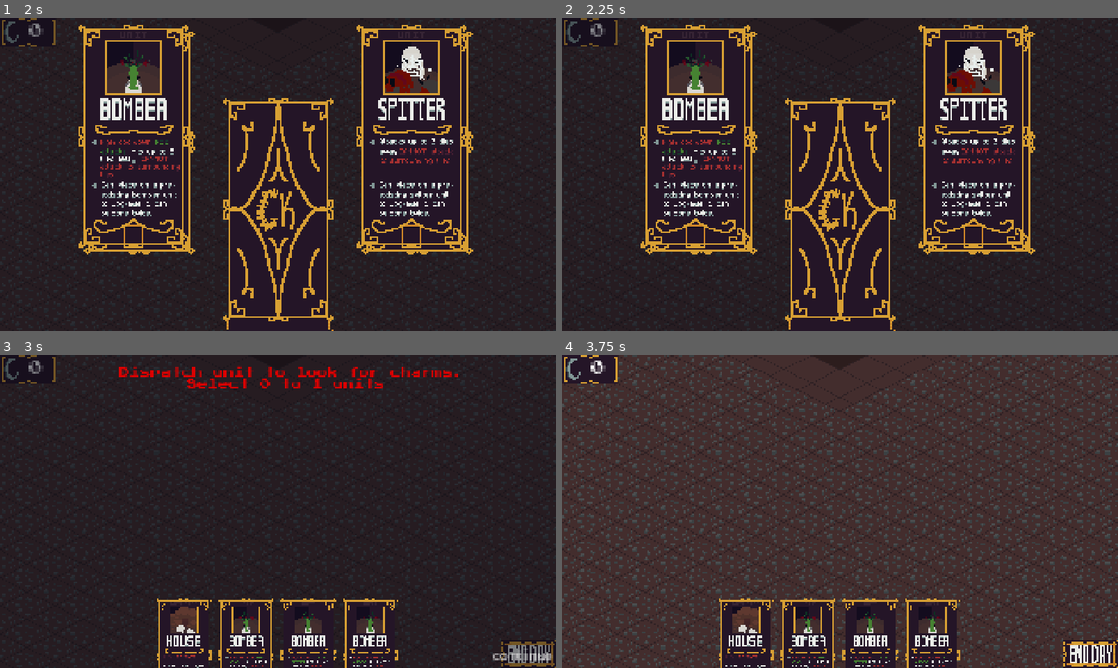
Above: before the commit, frames 1-4 (two rows, left to right).
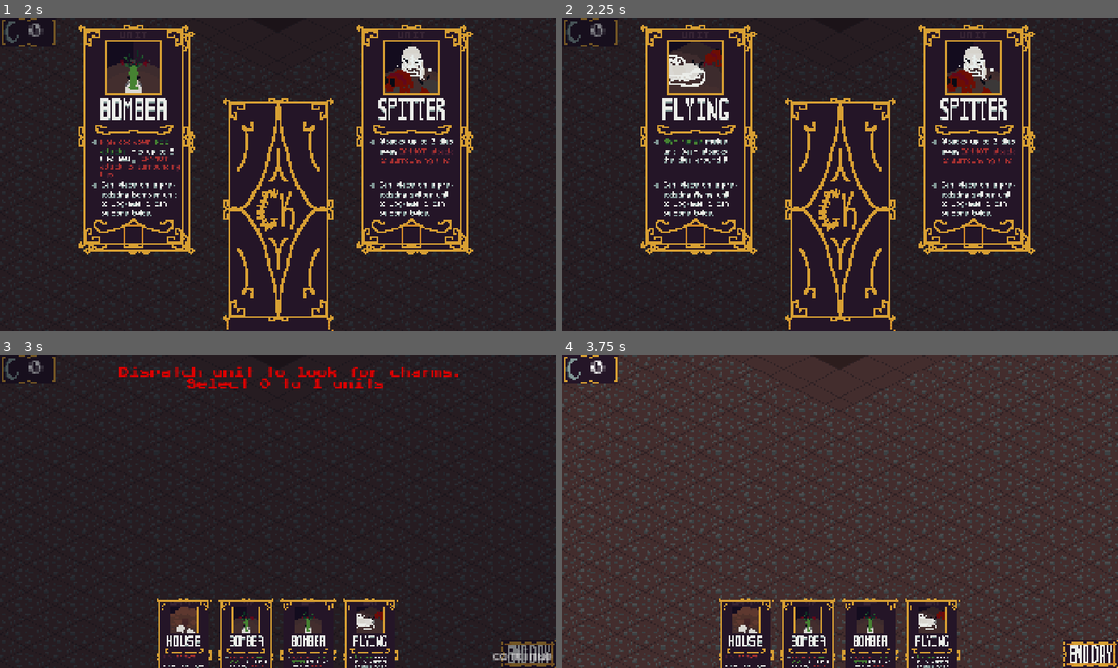
Above: after the commit, the same moments.

Repository: LogCheung/Critterking
Game: Godot game, scene res://World/Scenes/world.tscn
The game is run twice, just before and just after one commit, with the same random seed, the same clock (stepped at 60 frames per second) and the same inputs.
Inputs (mouse positions are in pixels of both pictures, inside the frame that each line leads up to):
- Up to frame 1 (2 s): click (500, 58) at 0.5 s; tap Enter (ui_accept) at 1.25, 1.52 s; move the mouse to (250, 237) at 1.27 s; hold S (camera_move_down) from 1.28 s (still down); click (250, 237) at 1.42 s
- Up to frame 2 (2.25 s): release S (camera_move_down) at 2 s; click (834, 215) at 2 s
- Up to frame 3 (3 s): click (133, 473) at 2.77 s
- Up to frame 4 (3.75 s): click "continue" at 3.5 s

Frame 1 is identical in both runs. In frame 2, 1.8% of the frame differs, in the area x 18-33%, y 7-58%; in frame 3, 0.4%; in frame 4, 0.4%.

Commit message:
change so i can work on lpatop

Diff:
--- a/minibadkings/UI/Scripts/ui.gd
+++ b/minibadkings/UI/Scripts/ui.gd
@@ -79,7 +79,7 @@
 	return false
 
 func display_cards(display : bool) -> void:
-	# when deck of cards is clicked
+	# after deck of cards is clicked and frame 18 of the anim
 	var cardSprites = get_tree().get_nodes_in_group("CARD")
 	rolltype = rollArray.front()
 	print(rolltype)
@@ -90,9 +90,6 @@
 		card.visible = display
 		card.choice_picked = !display
 
-	if rollingExtraTime:
-		extraRolls -= 1
-
 func show_hand() -> void:
 	# when card is chosen from deck of cards
 	rollArray.pop_front()
@@ -119,12 +116,11 @@
 	%nights.text = str(Global.nights)
 
 func _on_show_pressed() -> void:
+	# when deck of cards is clicked, show anim will play
 	if anim.is_playing():return
 	var cardSprites = get_tree().get_nodes_in_group("CARD")
 
-	for card : Card in cardSprites:
-		if !card.for_show : continue
-		if card.visible: return
+
 	$Shuffle
 	%Shuffle.play()
 	anim.play("cardshow")
